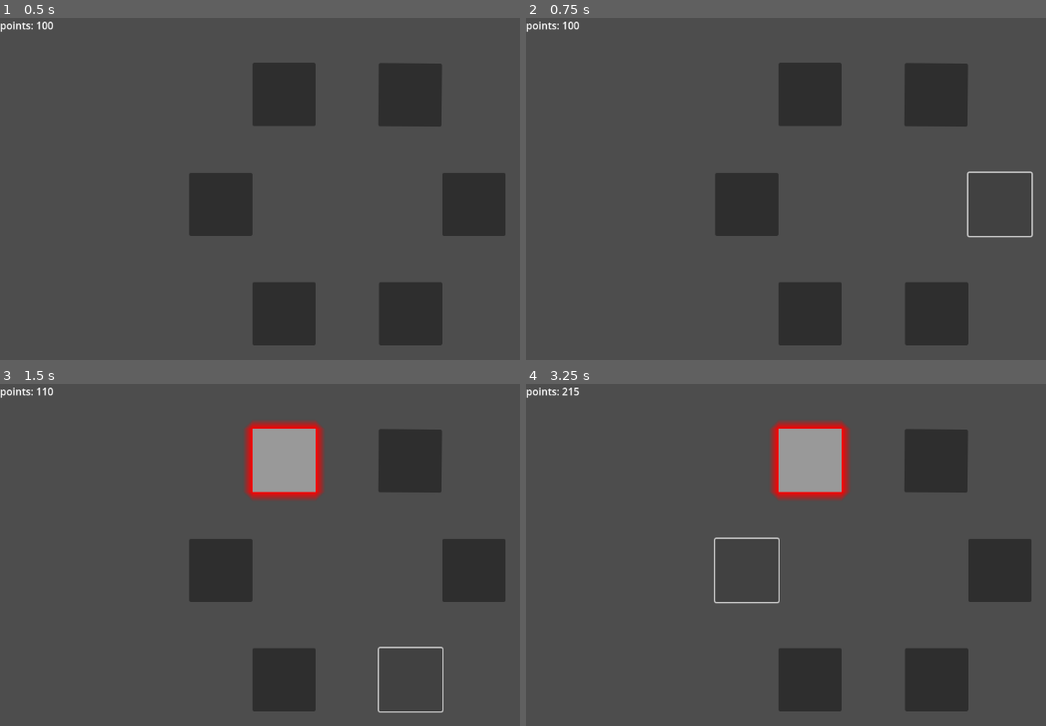
Above: before the commit, frames 1-4 (two rows, left to right).
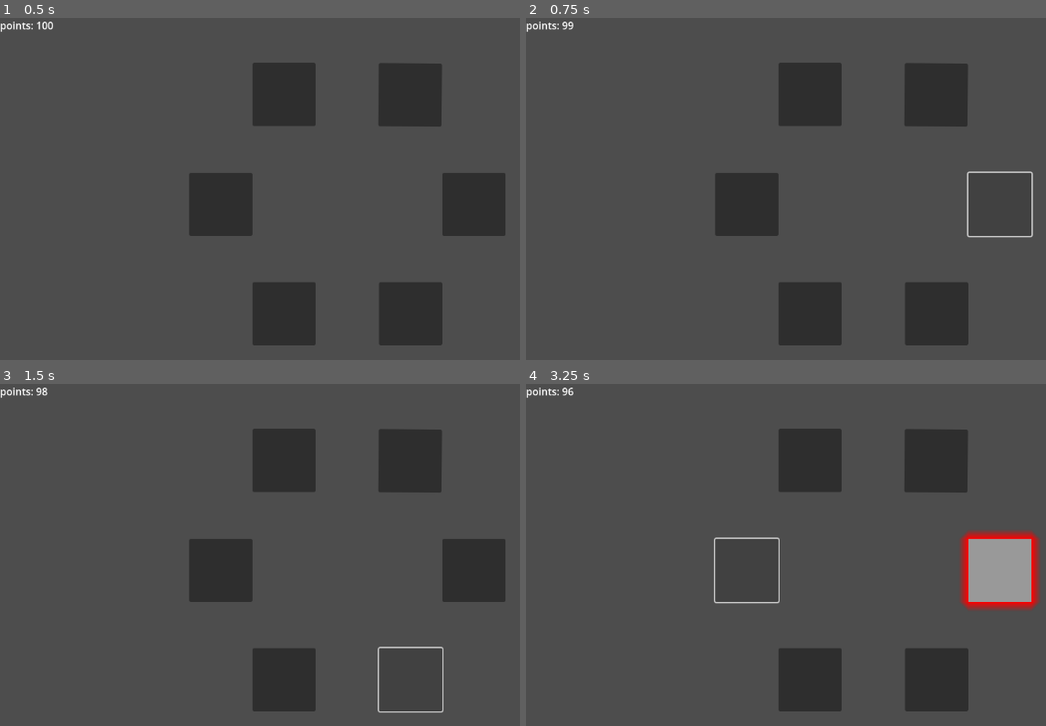
Above: after the commit, the same moments.

Repository: Rayclu/5noches
Game: Godot game, scene res://Minigames/Scenes/Buttons_minigames.tscn
The game is run twice, just before and just after one commit, with the same random seed, the same clock (stepped at 60 frames per second) and the same inputs. This scene is started directly instead of the project's main scene.
Inputs (mouse positions are in pixels of both pictures, inside the frame that each line leads up to):
- Up to frame 1 (0.5 s): no input
- Up to frame 2 (0.75 s): click (999, 202) at 0.5 s
- Up to frame 3 (1.5 s): click (410, 678) at 1.25 s
- Up to frame 4 (3.25 s): click (812, 678) at 2 s; click (744, 568) at 2.75 s

Frame 1 is identical in both runs. In frame 2, less than 0.1% of the frame differs, in the area x 7-11%, y 1-4%; in frame 3, 3.5%; in frame 4, 7.0%, in the area x 7-99%, y 1-67%.

Commit message:
termine el primer minijuego pero falta diseño 😵

Diff:
--- a/Minigames/Code/buttons_minigames.gd
+++ b/Minigames/Code/buttons_minigames.gd
@@ -1,53 +1,70 @@
 extends Control
 
 var points = 100
+var ChosedButton:Button = null
+
 func _ready() -> void:
-	$Button2.pressed.connect(chooseRandomBtton)
-
 	ConfigBttns()
+	CreateTimer(1.5,false,chooseRandomBtton)
 
 func _process(delta: float) -> void:
 	get_node("Label").text = 'points: ' + str(points)
-	#chooseRandomBtton()
-	bttnPressed()
 
 func ConfigBttns():
-
 	var counter = 0
 	var screen = get_viewport().get_visible_rect().size
 	var centro = Vector2(screen.x/2.1, screen.y/2.2)
 	var radio = 200
-	var bttns = self.get_children()
-	bttns.pop_back()
+
+	var bttns = GetButtns()
+
 	for bttn in bttns:
 		bttn.size = Vector2(100,100)
 		var angulo = deg_to_rad(60 * counter)
 		var offset = Vector2(cos(angulo), sin(angulo)) * radio
 		bttn.position = centro + offset - bttn.size / 2
 		counter+=1
+		if not bttn.pressed.is_connected(bttnPressed):
+			bttn.pressed.connect(bttnPressed.bind(bttn))
 
 func chooseRandomBtton():
 	randomize()
-	var BttnsRandom = self.get_children()
-	BttnsRandom.pop_back()
-	BttnsRandom=BttnsRandom.pick_random()
+	if ChosedButton:
+		deletePreset(ChosedButton)
+	var BttnsRandom = GetButtns().pick_random()
+
 	var sombra = StyleBoxFlat.new()
 	sombra.shadow_color = Color(1,0,0)
 	sombra.shadow_size = 15
 	BttnsRandom.add_theme_stylebox_override("normal", sombra)
 	BttnsRandom.add_theme_stylebox_override("hover", sombra)
-	if not BttnsRandom.pressed.is_connected(deletePreset):
-		BttnsRandom.pressed.connect(deletePreset.bind(BttnsRandom))
-#A ARREGLAR UNA BANDA DE COSASSSS
-func bttnPressed():
-	var bttns = get_children()
-	bttns.pop_back()
-	for button in bttns:
-		if button.has_theme_stylebox_override("normal") && button.toggled:
-			print("HOLA")
-			print(button.toggled)
-			points+=1
 
-func deletePreset(button):
+	ChosedButton = BttnsRandom
+	CreateTimer(0.75,true,deletePreset.bind(BttnsRandom))
+
+func bttnPressed(ButtonPresed:Button):
+	if ButtonPresed == ChosedButton:
+		deletePreset(ButtonPresed)
+		points +=1
+	elif ButtonPresed != ChosedButton:
+		points = max(0,points - 1)
+
+func deletePreset(button:Button):
 	button.remove_theme_stylebox_override("normal")
 	button.remove_theme_stylebox_override("hover")
+	ChosedButton = null
+
+func GetButtns():
+	var buttons:Array = []
+	for object in get_children():
+		if object is Button:
+			buttons.append(object)
+	return buttons
+
+func CreateTimer(Wait_time:float,OneShot:bool,ConectSignal):
+	var timer = Timer.new()
+	timer.wait_time = Wait_time
+	timer.one_shot = OneShot
+	add_child(timer)
+	timer.start()
+	timer.timeout.connect(ConectSignal)
